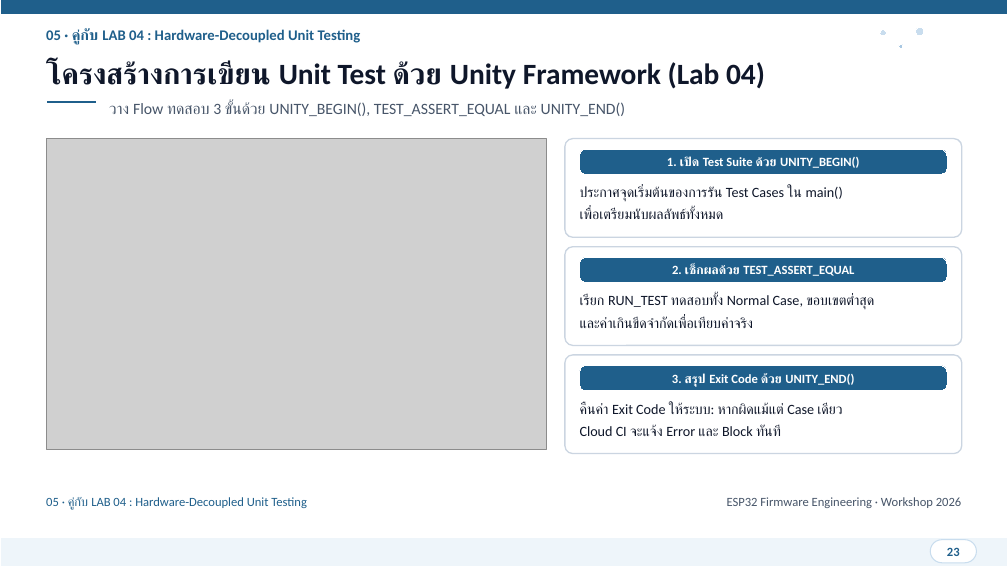
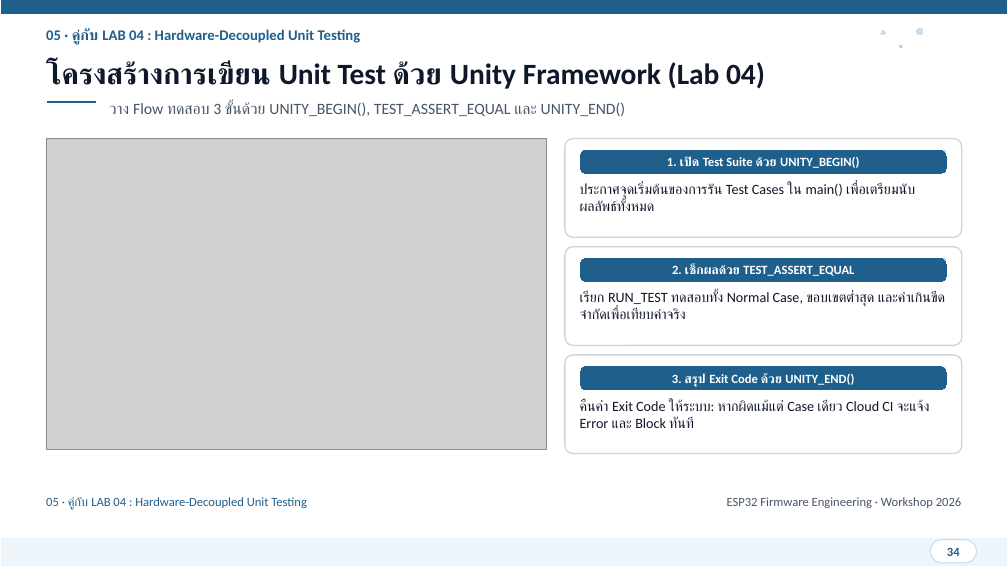
Before and after one commit to FreshmanMentor/git-practice, a slide deck: slide 34 of presentation/ESP32_Git_CICD_Workshop.pptx (slide 23 before the commit). Drawn at 1008x567 pixels with LibreOffice and Linux fonts; fonts in the diff are those of the drawing; grey boxes stand for pictures. Boxes give left, top, right and bottom in pixels: in the first picture for what was removed or moved away, otherwise in the second. Text is boxed around its words. In the diff, an @@ line names an element or a change of style, - is before the commit and + after.

```diff
--- a/presentation/ESP32_Git_CICD_Workshop.pptx
+++ b/presentation/ESP32_Git_CICD_Workshop.pptx
@@ text at [580,183,905,211]: text changed @@
-ประกาศจุดเริ่มต้นของการรัน Test Cases ใน main()
-เพื่อเตรียมนับผลลัพธ์ทั้งหมด
+ประกาศจุดเริ่มต้นของการรัน Test Cases ใน main() เพื่อเตรียมนับผลลัพธ์ทั้งหมด
@@ text at [580,291,945,319]: text changed @@
-เรียก RUN_TEST ทดสอบทั้ง Normal Case, ขอบเขตต่ำสุด
-และค่าเกินขีดจำกัดเพื่อเทียบค่าจริง
+เรียก RUN_TEST ทดสอบทั้ง Normal Case, ขอบเขตต่ำสุด และค่าเกินขีดจำกัดเพื่อเทียบค่าจริง
@@ text at [580,399,930,428]: text changed @@
-คืนค่า Exit Code ให้ระบบ: หากผิดแม้แต่ Case เดียว
-Cloud CI จะแจ้ง Error และ Block ทันที
+คืนค่า Exit Code ให้ระบบ: หากผิดแม้แต่ Case เดียว Cloud CI จะแจ้ง Error และ Block ทันที
@@ text at [947,547,960,556]: text changed @@
-23
+34
```
Also in this commit, not shown: 27 other slides changed, 11 slides added, 1 other file.
